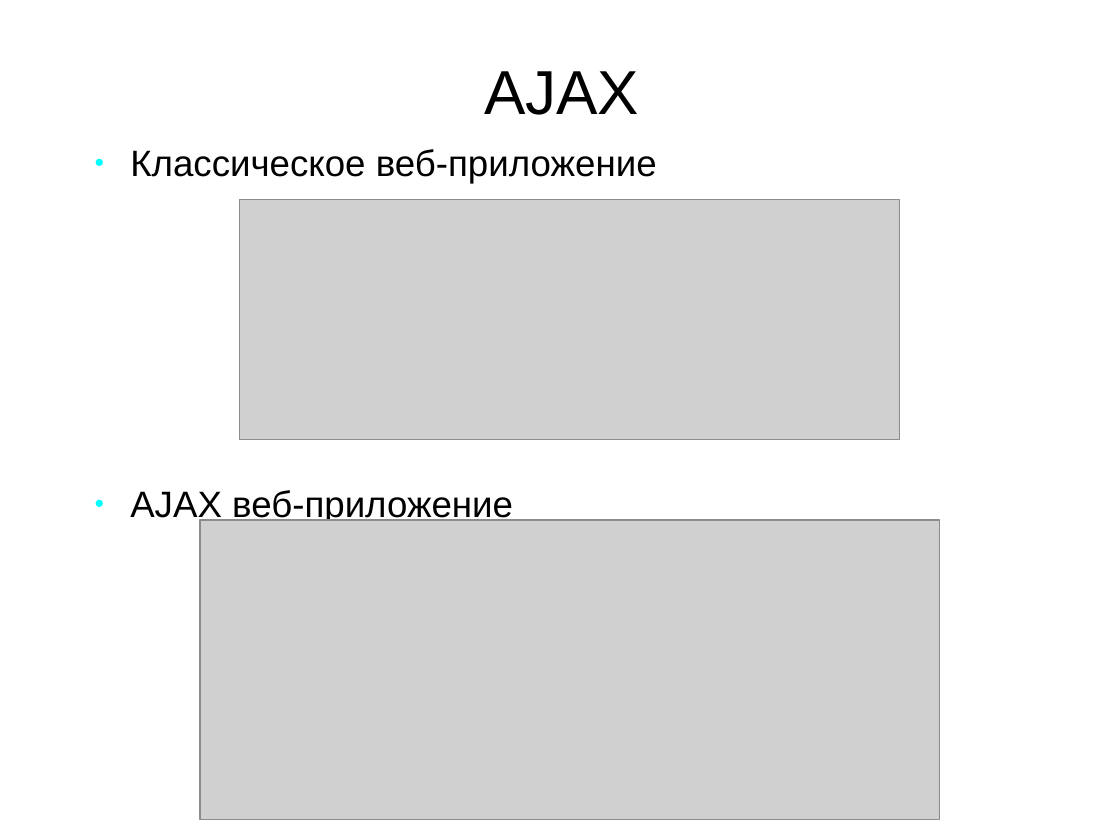
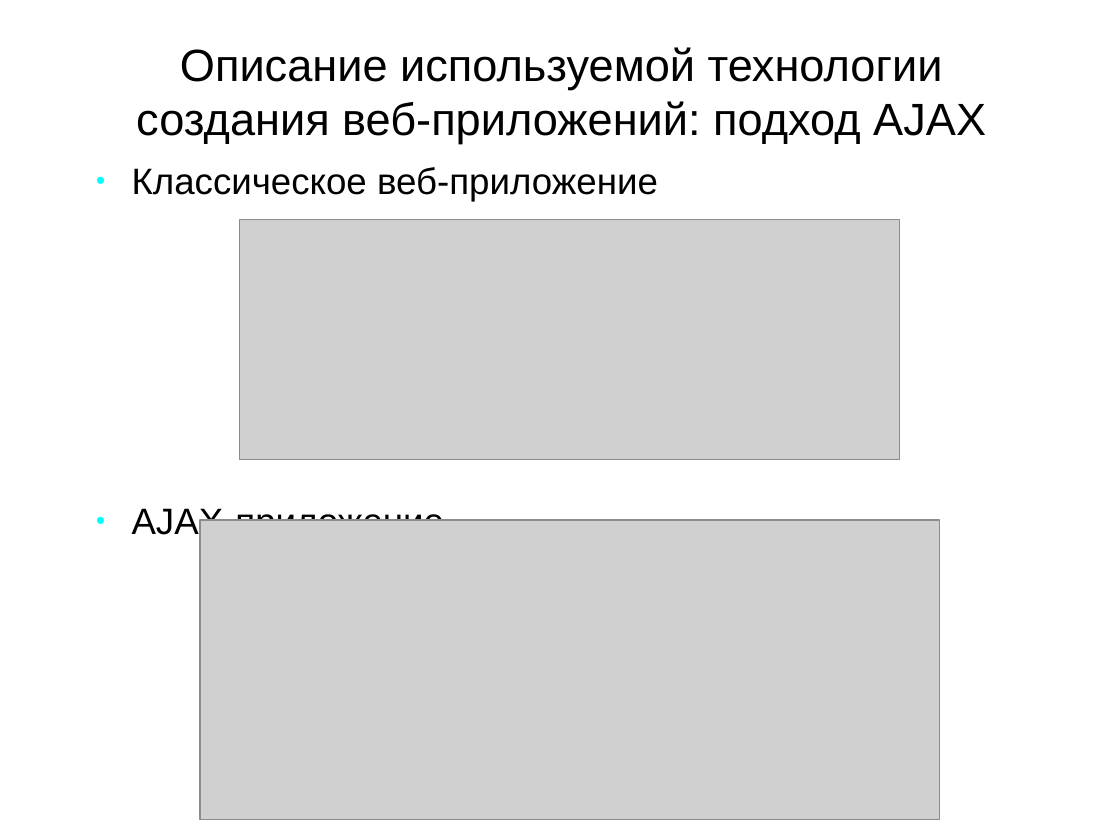
Before and after one commit to aeremenok/a-team-777, a slide deck: slide 4 of diploma/eav/diploma/demo.odp. Drawn at 1120x840 pixels with LibreOffice and Linux fonts; fonts in the diff are those of the drawing; grey boxes stand for pictures. Boxes give left, top, right and bottom in pixels: in the first picture for what was removed or moved away, otherwise in the second. Text is boxed around its words. In the diff, an @@ line names an element or a change of style, - is before the commit and + after.

```diff
--- a/diploma/eav/diploma/demo.odp
+++ b/diploma/eav/diploma/demo.odp
@@ title at box(136, 47, 986, 143): text changed; size 44 to 32 pt @@
-AJAX
+Описание используемой технологии создания веб-приложений: подход AJAX
@@ text "Классическое веб-приложение": place and size @@
-text "Классическое веб-приложение" at box(130, 149, 657, 524)
+text "Классическое веб-приложение" at box(132, 167, 658, 541)
@@ picture: place and size @@
-picture at box(240, 200, 900, 440)
+picture at box(240, 221, 900, 460)
@@ text at box(132, 505, 444, 541): text changed @@
-● AJAX веб-приложение
+● AJAX-приложение
```
Also in this commit, not shown: 1 other slide changed, 1 slide added, 1 slide removed, 1 other file.
